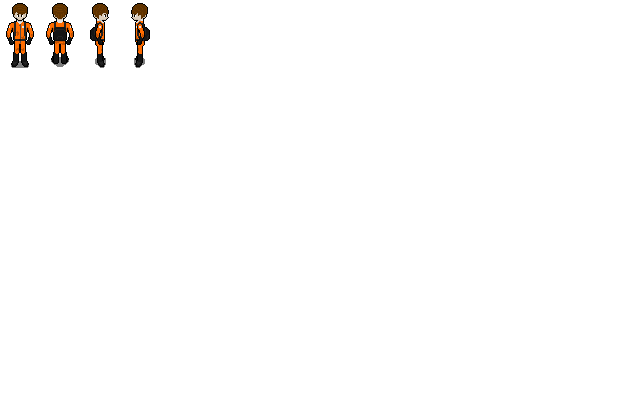
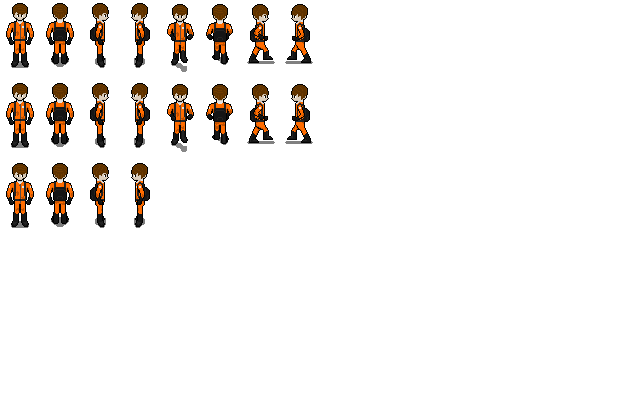
Two versions of the same layered image (w=640, h=400). Layer-by-layer changes:
painted on "Texture" over (x1=6, y1=4, x2=313, y2=228)
